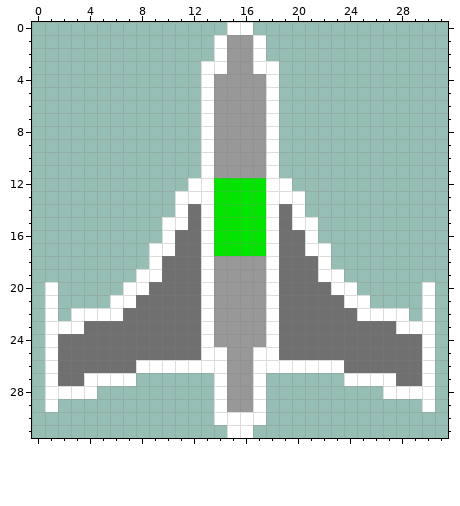
Edited in one commit: pixel-art sprite (src/client/img/player.png). The first picture shows the starting point.
The file is 32x32 pixels.
After the commit:
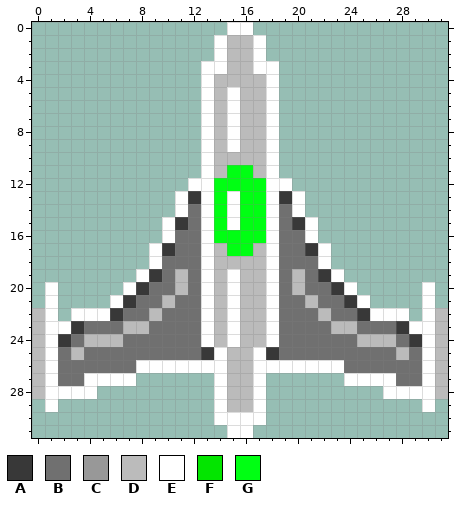
Palette (. is transparent): A #383838  B #707070  C #989898  D #bbbbbb  E #ffffff  F #03e500  G #00ff13
Changes in this commit:
y 1..3: x 15..16 CC -> DD
y 4: x 14..17 CCCC -> DDDD
y 5..9: x 14..17 CCCC -> DEDD
y 10: x 14..17 CCCC -> DDDD
y 11: x 14..17 CCCC -> DGGD
y 12: x 14..17 FFFF -> GGGG
y 13: x 12 E -> A; x 14..17 FFFF -> GEGG; x 19 E -> A
y 14: x 14..17 FFFF -> GEGG
y 15: x 11 E -> A; x 14..17 FFFF -> GEGG; x 20 E -> A
y 16: x 14..17 FFFF -> GGGG
y 17: x 10 E -> A; x 14..17 FFFF -> DGGD; x 21 E -> A
y 18: x 14..17 CCCC -> DDDD
y 19: x 9 E -> A; x 11 B -> D; x 14..17 CCCC -> DEDD; x 20 B -> D; x 22 E -> A
y 20: x 8 E -> A; x 11 B -> D; x 14..17 CCCC -> DEDD; x 20 B -> D; x 23 E -> A
y 21: x 7 E -> A; x 10 B -> D; x 14..17 CCCC -> DEDD; x 21 B -> D; x 24 E -> A
y 22: x 0 . -> D; x 6 E -> A; x 9 B -> D; x 14..17 CCCC -> DEDD; x 22 B -> D; x 25 E -> A; x 31 . -> D
y 23: x 0 . -> D; x 3 E -> A; x 7..8 BB -> DD; x 14..17 CCCC -> DEDD; x 23..24 BB -> DD; x 28 E -> A; x 31 . -> D
y 24: x 0 . -> D; x 2 B -> A; x 4..6 BBB -> DDD; x 14..17 CCCC -> DEDD; x 25..27 BBB -> DDD; x 29 B -> A; x 31 . -> D
y 25: x 0 . -> D; x 3 B -> D; x 13 E -> A; x 15..16 CC -> DD; x 18 E -> A; x 28 B -> D; x 31 . -> D
y 26..28: x 0 . -> D; x 15..16 CC -> DD; x 31 . -> D
y 29: x 15..16 CC -> DD
